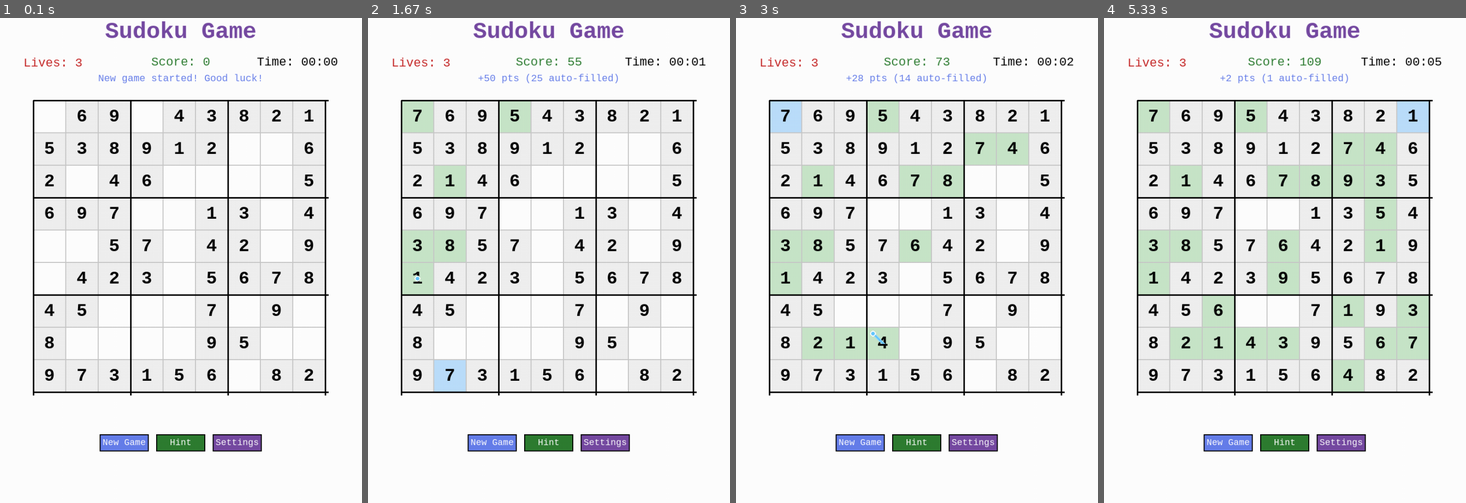
Above: before the commit, frames 1-4 (left to right).
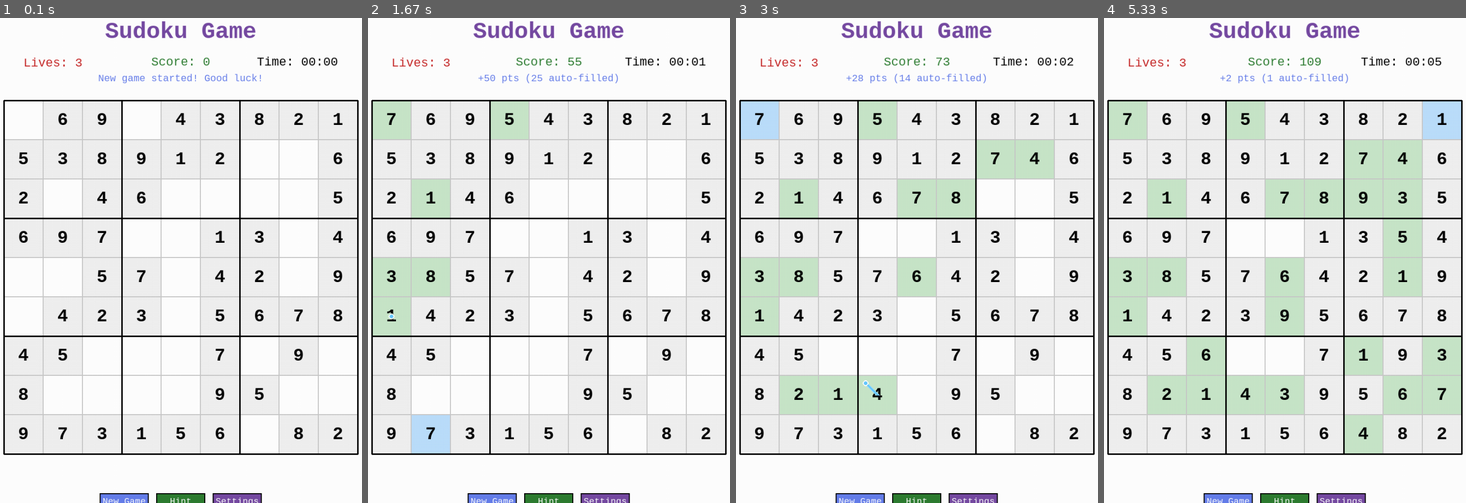
Above: after the commit, the same moments.

Repository: dbdonaldson50/PyGame-Sudoku-Flood
Game: pygame game, started from sudoku_game.py
Two runs of this game, one before a commit and one after it. Both use one fixed random seed, a clock stepped at 60 frames per second and the inputs below.
Inputs:
- Up to frame 1 (0.1 s): no input
- Up to frame 2 (1.67 s): hold Right 0.33-0.8 s; tap 7 at 0.83, 1.65 s; hold Up 1.17-1.47 s; hold Right from 1.5 s (still down)
- Up to frame 3 (3 s): release Right at 1.97 s; hold Left 2-2.53 s; tap 7 at 2.15 s; click "Hint" at 2.62 s; hold Down from 2.9 s (still down)
- Up to frame 4 (5.33 s): tap 7 at 3.05, 3.38, 4.22, 4.88 s; release Down at 3.2 s; hold Left 3.23-3.63 s; hold Up 3.67-4.03 s; hold Right 4.07-4.7 s; hold Down 4.73-5.1 s; hold Left from 5.13 s (still down)

The runs differ from the first frame. In frame 1, 15% of the frame differs, in the area x 0-100%, y 16-100%; in frame 2, 21%; in frame 3, 27%; in frame 4, 37%.

Commit message:
Fix visual artifacts and hard mode crash: use perfect grid divisions and increase recursion limit

Diff:
--- a/sudoku_game.py
+++ b/sudoku_game.py
@@ -9,6 +9,9 @@
 import random
 import copy
 import sys
+
+# Increase recursion limit for large grid generation
+sys.setrecursionlimit(10000)
 
 
 class SudokuGame:
@@ -51,7 +54,7 @@
             self.button_font = pygame.font.SysFont('monospace', 20)
 
         # Board settings (will be updated per difficulty)
-        self.BOARD_SIZE = 600
+        self.BOARD_SIZE = 720  # Divisible by 9, 16, and 25
         self.BOARD_X = (self.WINDOW_WIDTH - self.BOARD_SIZE) // 2
         self.BOARD_Y = 180
 
@@ -204,6 +207,19 @@
         self.symbols = settings['symbols']
         self.max_lives = settings['lives']
         self.lives = self.max_lives
+
+        # Update board size to ensure cells divide evenly
+        if self.grid_size == 9:
+            self.BOARD_SIZE = 720  # 720/9 = 80px per cell
+        elif self.grid_size == 16:
+            self.BOARD_SIZE = 720  # 720/16 = 45px per cell
+        else:  # 25
+            self.BOARD_SIZE = 700  # 700/25 = 28px per cell
+
+        self.BOARD_X = (self.WINDOW_WIDTH - self.BOARD_SIZE) // 2
+
+        # Update button positions based on new board size
+        self.create_buttons()
 
         # Update cell font
         self.update_cell_font()
